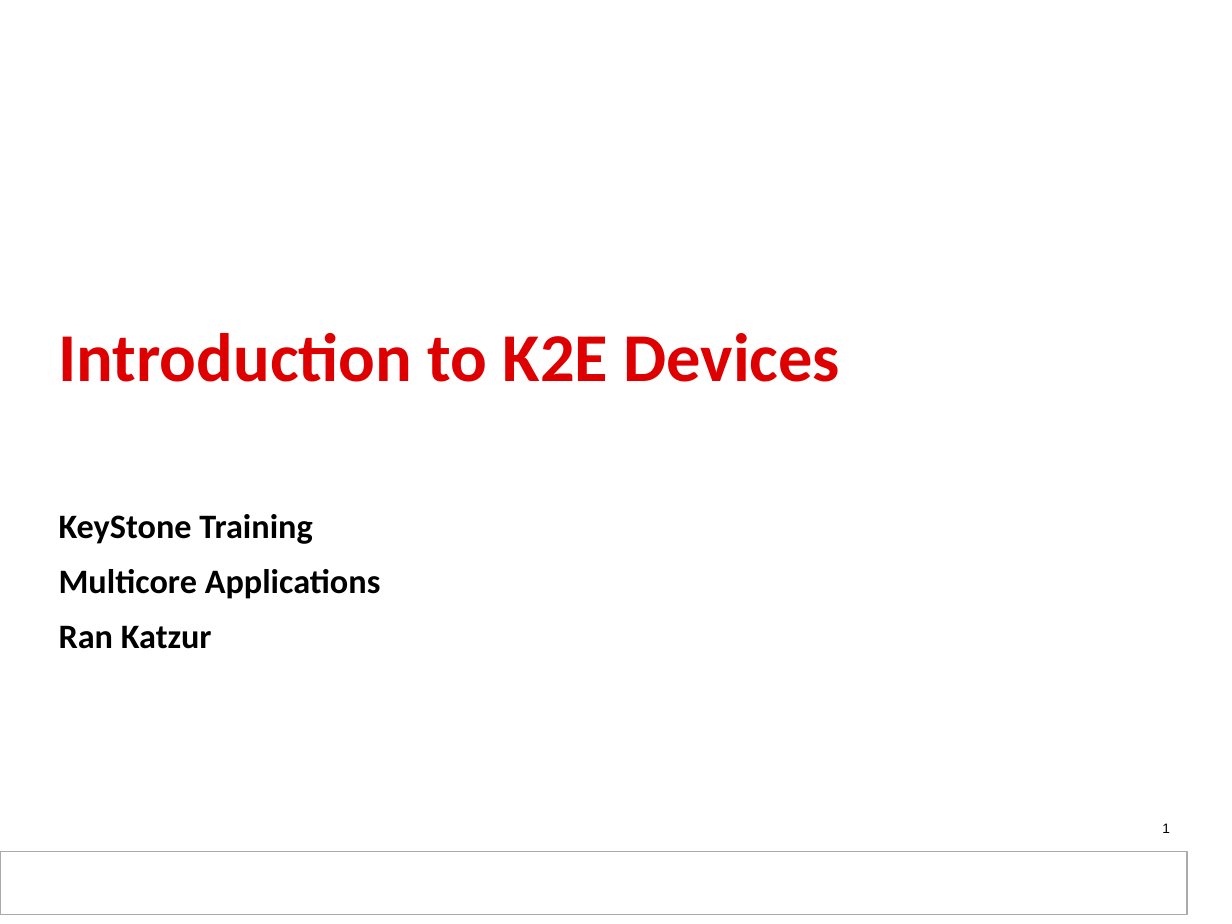
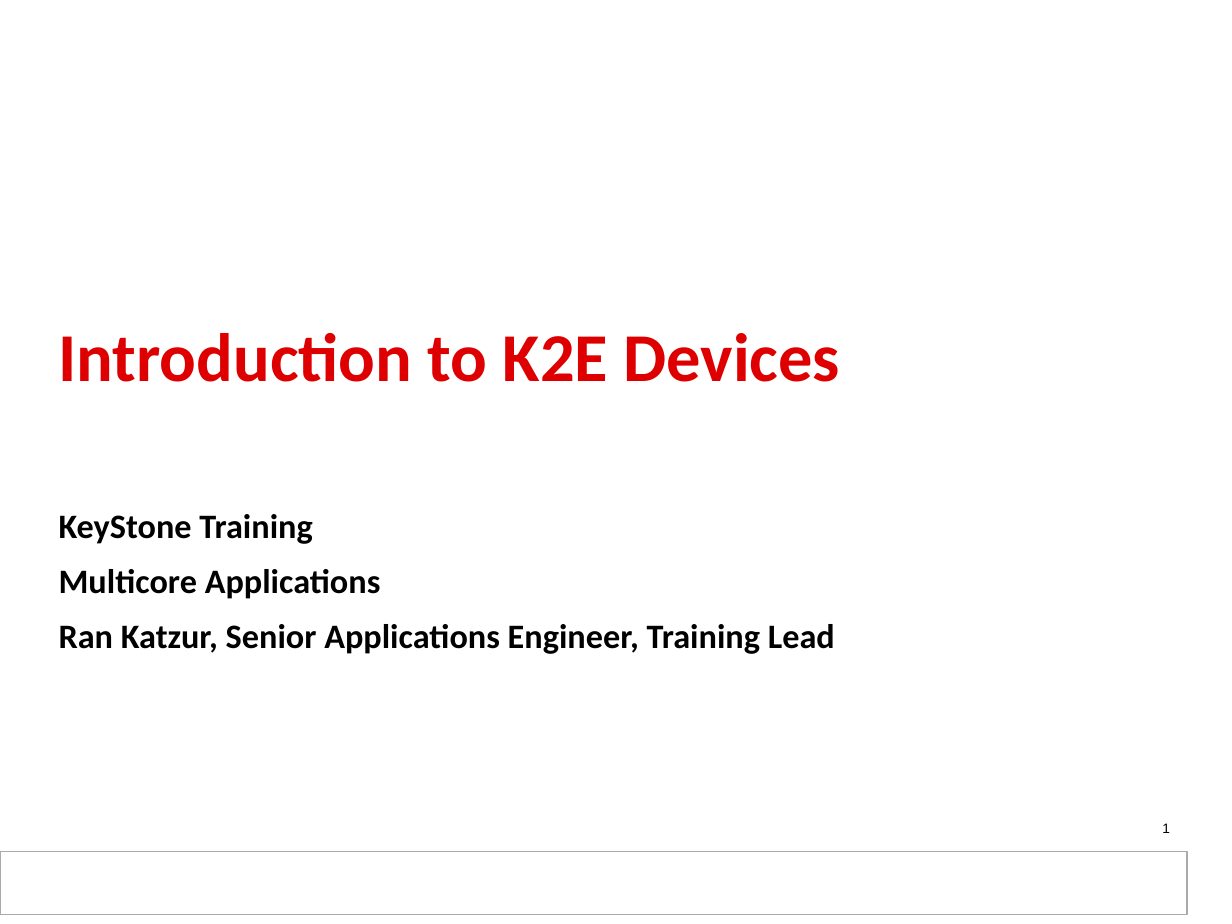
Before and after one commit to hari1989/keystone-workshop, a slide deck: slide 1 of slides/KeyStone_Edison.pptx. Drawn at 1232x924 pixels with LibreOffice and Linux fonts; fonts in the diff are those of the drawing; background and template pictures are left out. Boxes give left, top, right and bottom in pixels: in the first picture for what was removed or moved away, otherwise in the second. Text is boxed around its words. In the diff, an @@ line names an element or a change of style, - is before the commit and + after.

```diff
--- a/slides/KeyStone_Edison.pptx
+++ b/slides/KeyStone_Edison.pptx
@@ subtitle at bbox=[59, 624, 835, 654]: text changed @@
-Ran Katzur
+Ran Katzur, Senior Applications Engineer, Training Lead
```
Also in this commit, not shown: 12 other slides changed.
